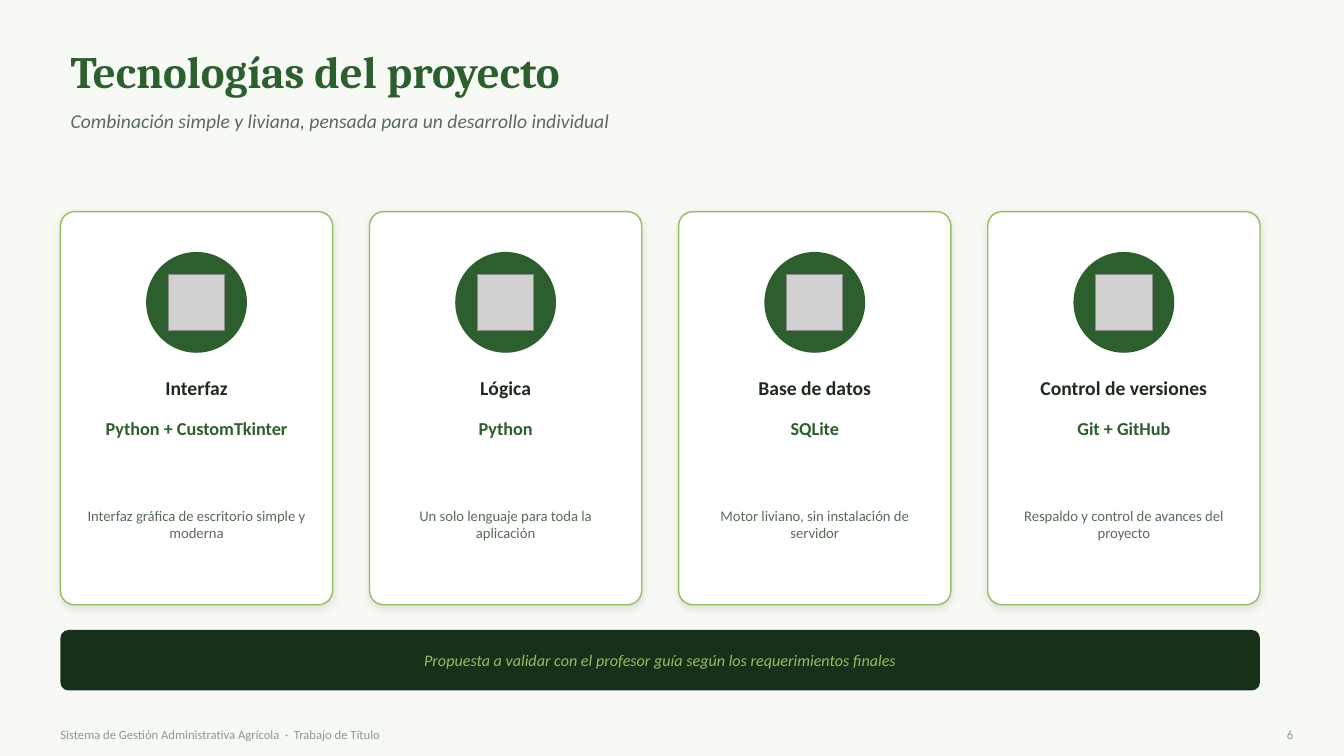
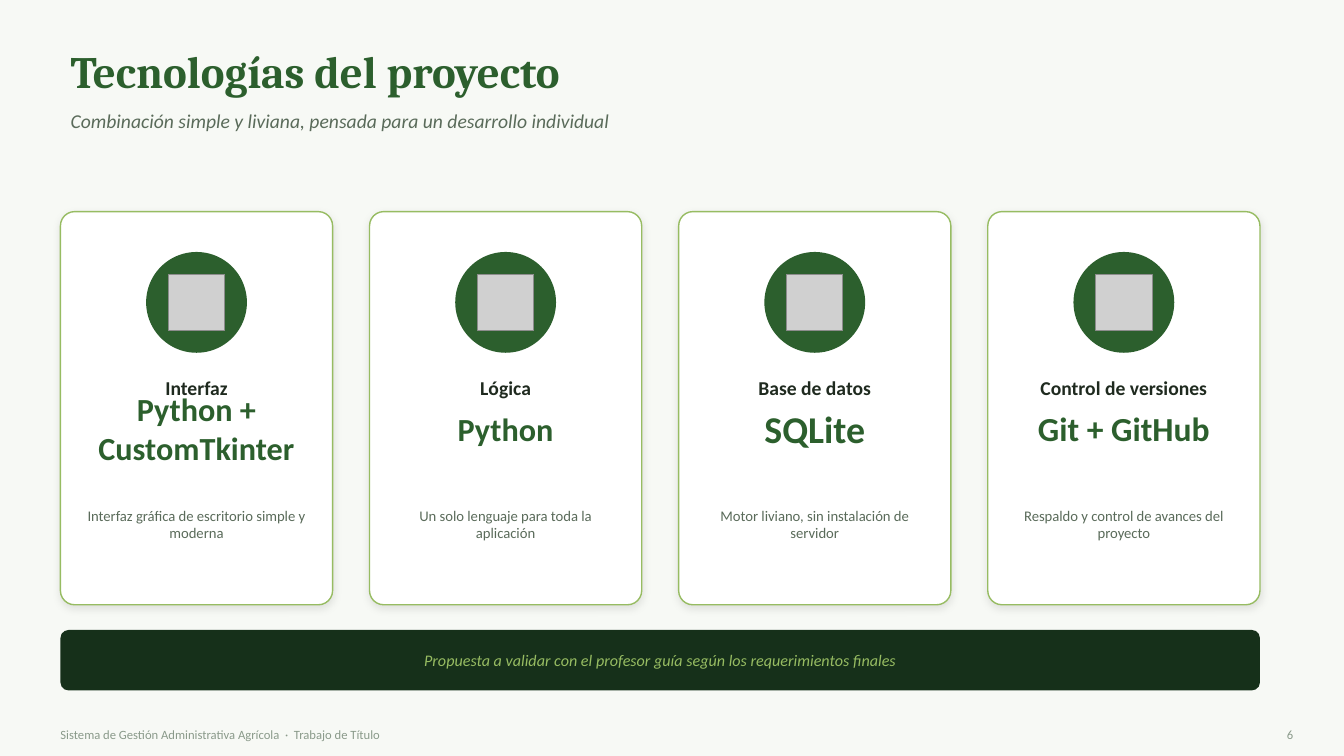
Before and after one commit to xXAlex236Xx/Capstone_005D, a slide deck: slide 7 of FASE 1/Evidencias Grupales/Presentacion_Proyecto.pptx (slide 6 before the commit). Drawn at 1344x756 pixels with LibreOffice and Linux fonts; fonts in the diff are those of the drawing; grey boxes stand for pictures. Boxes give left, top, right and bottom in pixels: in the first picture for what was removed or moved away, otherwise in the second. Text is boxed around its words. In the diff, an @@ line names an element or a change of style, - is before the commit and + after.

```diff
--- a/FASE 1/Evidencias Grupales/Presentacion_Proyecto.pptx
+++ b/FASE 1/Evidencias Grupales/Presentacion_Proyecto.pptx
@@ text "Python + CustomTkinter" at [98,394,294,461]: size 13 to 23 pt @@
@@ text "Python" at [458,418,554,446]: size 13 to 23 pt @@
@@ text "SQLite" at [764,416,865,448]: size 13 to 27 pt @@
@@ text "Git + GitHub" at [1038,417,1209,442]: size 13 to 24 pt @@
```
Also in this commit, not shown: 7 other slides changed, 1 slide added.
